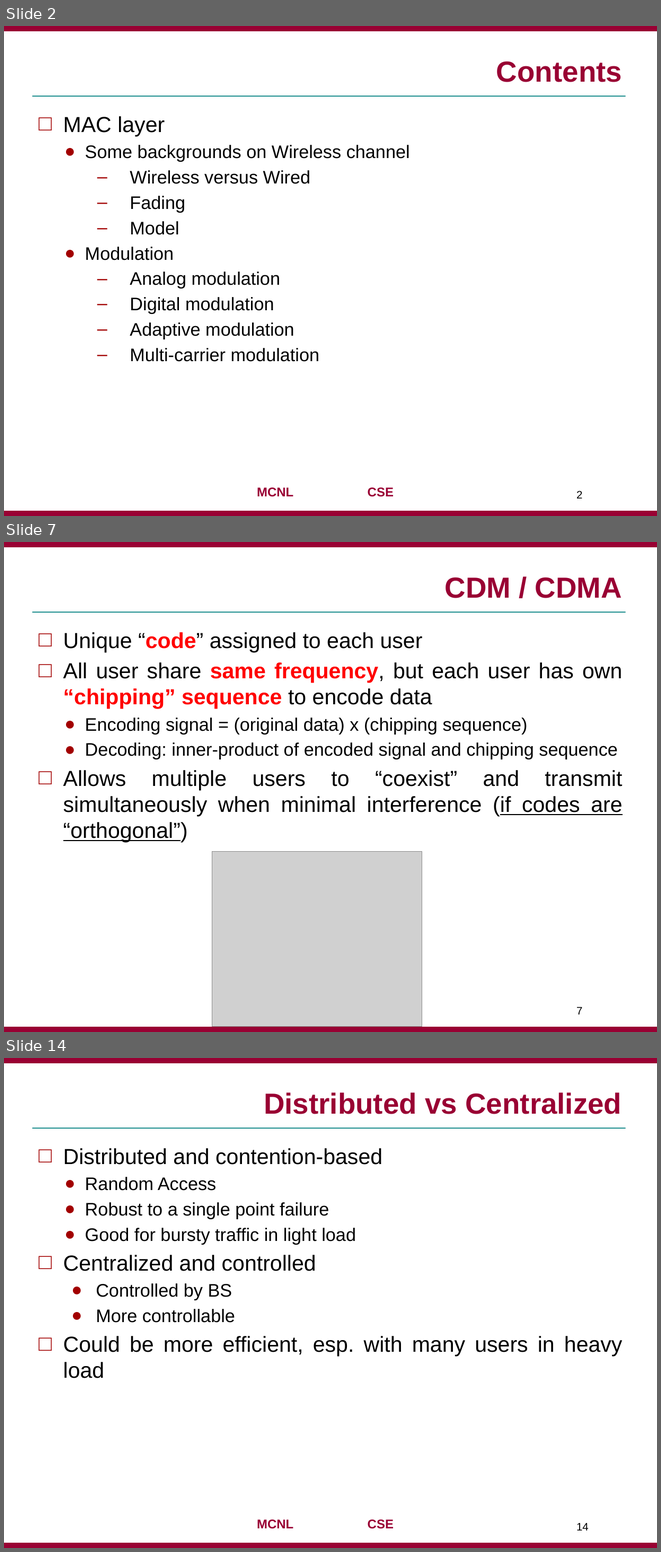
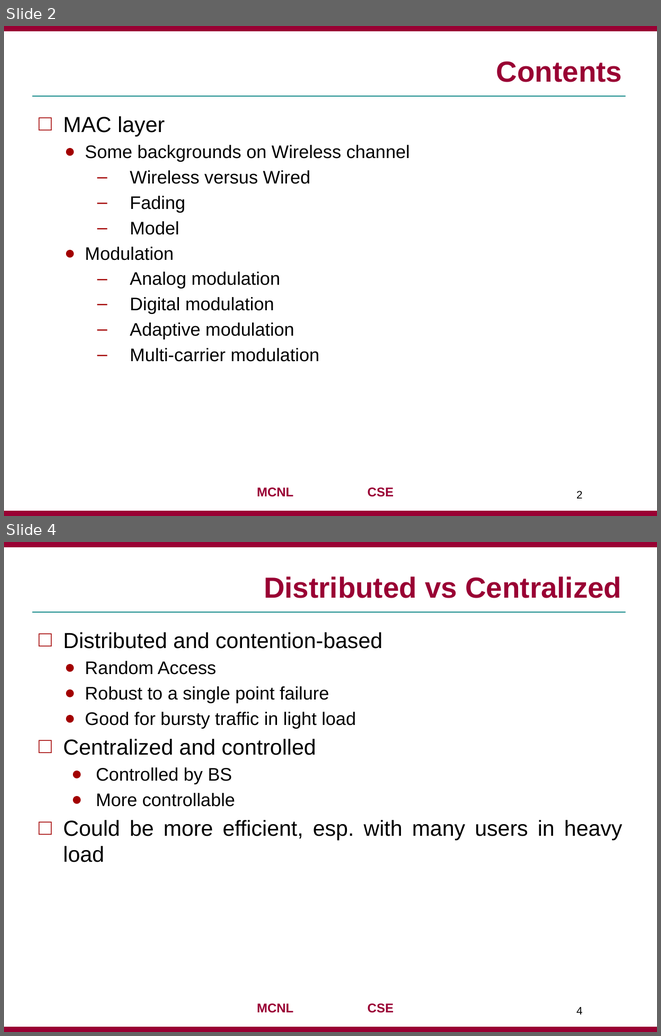
Before and after one commit to jaejunha/Paper, a slide deck: Daily(written_in_Korean)/180901.pptx. Shown one above the other, each under a label of ours: slides 2, 7 and 14 before the commit, slides 2 and 4 after it; the slides between them are not shown. The pictures are 661x1552 and 661x1036 pixels, drawn with LibreOffice and Linux fonts; fonts in the diff are those of the drawing; grey boxes stand for pictures; background and template pictures are left out. Boxes give left, top, right and bottom in pixels: in the first picture for what was removed or moved away, otherwise in the second. Text is boxed around its words. In the diff, an @@ line names an element or a change of style, - is before the commit and + after.

```diff
--- a/Daily(written_in_Korean)/180901.pptx
+++ b/Daily(written_in_Korean)/180901.pptx
@@ slide 7 removed at bbox=[4, 542, 657, 1032], background #FFFFFF; not listed: 3 template elements that a slide beside it also shows @@
@@ title removed at bbox=[445, 577, 622, 598] @@
-CDM / CDMA
@@ text removed at bbox=[63, 632, 622, 842] @@
-□ Unique “code” assigned to each user
-□ All user share same frequency, but each user has own “chipping” sequence to encode data
-  ● Encoding signal = (original data) x (chipping sequence)
-  ● Decoding: inner-product of encoded signal and chipping sequence
-□ Allows multiple users to “coexist” and transmit simultaneously when minimal interference (if codes are “orthogonal”)
@@ picture removed at bbox=[212, 852, 422, 1026] @@
@@ page number removed at bbox=[576, 1007, 582, 1014] @@
-7
@@ what was slide 14 is now slide 4 @@
@@ page number at bbox=[576, 1007, 582, 1014]: text changed @@
-14
+4
```
Also in this commit, not shown: 4 slides changed, 8 slides added, 11 other slides removed, 1 other file.
